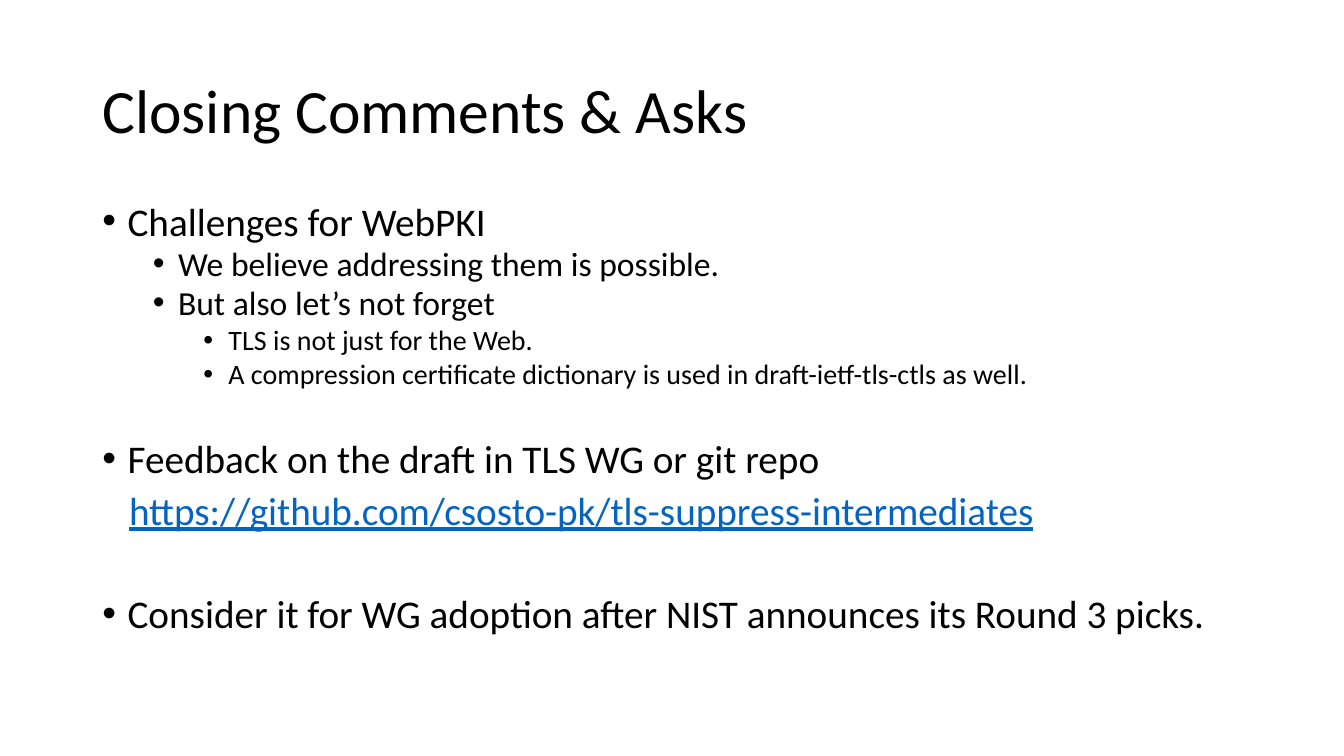
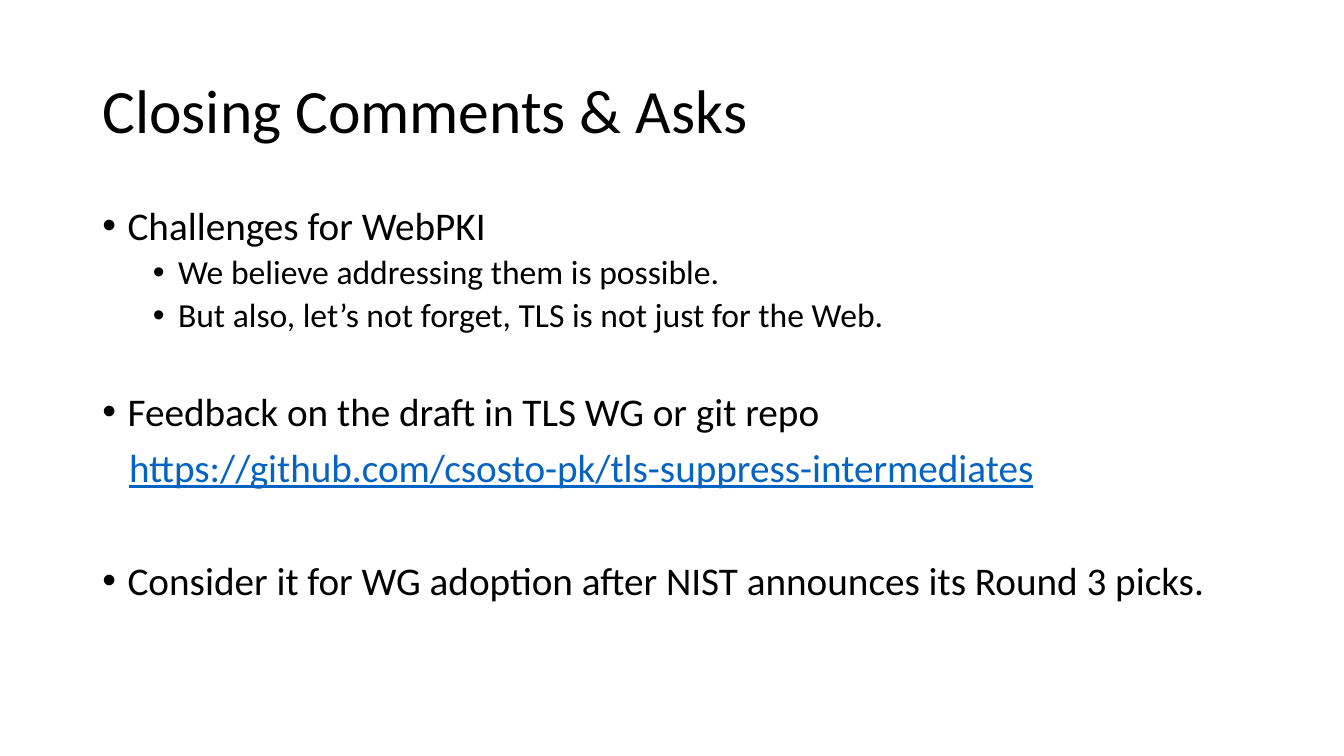
Before and after one commit to csosto-pk/tls-suppress-intermediates, a slide deck: slide 11 of IETF-presos/IETF-113 - draft-kampanakis-tls-scas-latest-00.pptx. Drawn at 1344x756 pixels with LibreOffice and Linux fonts; fonts in the diff are those of the drawing. Boxes give left, top, right and bottom in pixels: in the first picture for what was removed or moved away, otherwise in the second. Text is boxed around its words. In the diff, an @@ line names an element or a change of style, - is before the commit and + after.

Commit message:
Minor change to the preso for IETF-113

```diff
--- a/IETF-presos/IETF-113 - draft-kampanakis-tls-scas-latest-00.pptx
+++ b/IETF-presos/IETF-113 - draft-kampanakis-tls-scas-latest-00.pptx
@@ text at box(128, 212, 1204, 602): line spacing 0.8 to 0.9 @@
@@ text at box(178, 303, 884, 333): text changed; size 20 to 24 pt @@
-  • But also let’s not forget
-    • TLS is not just for the Web.
-    • A compression certificate dictionary is used in draft-ietf-tls-ctls as well.
+  • But also, let’s not forget, TLS is not just for the Web.
```
Also in this commit, not shown: 1 other slide changed.
